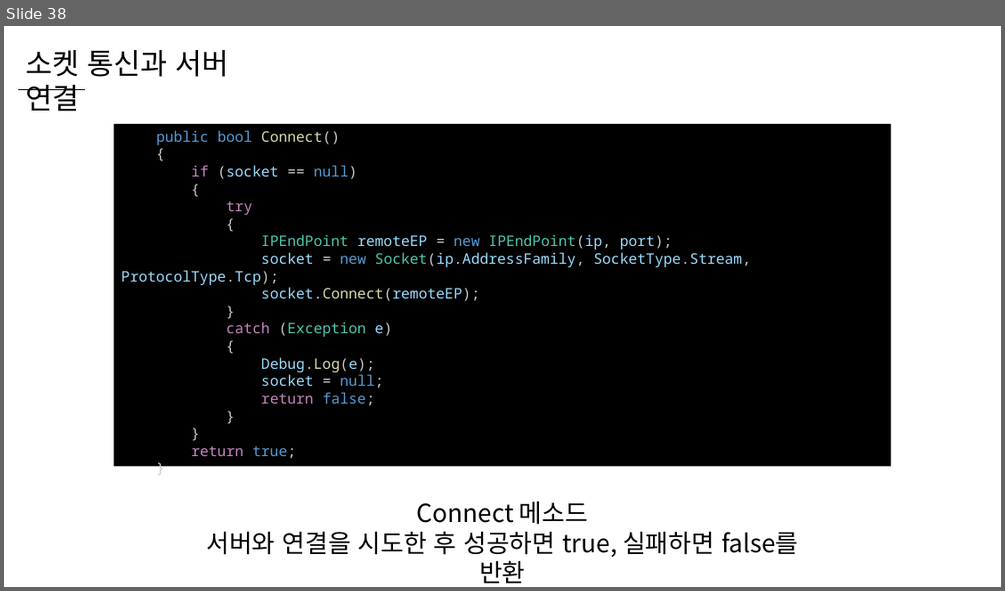
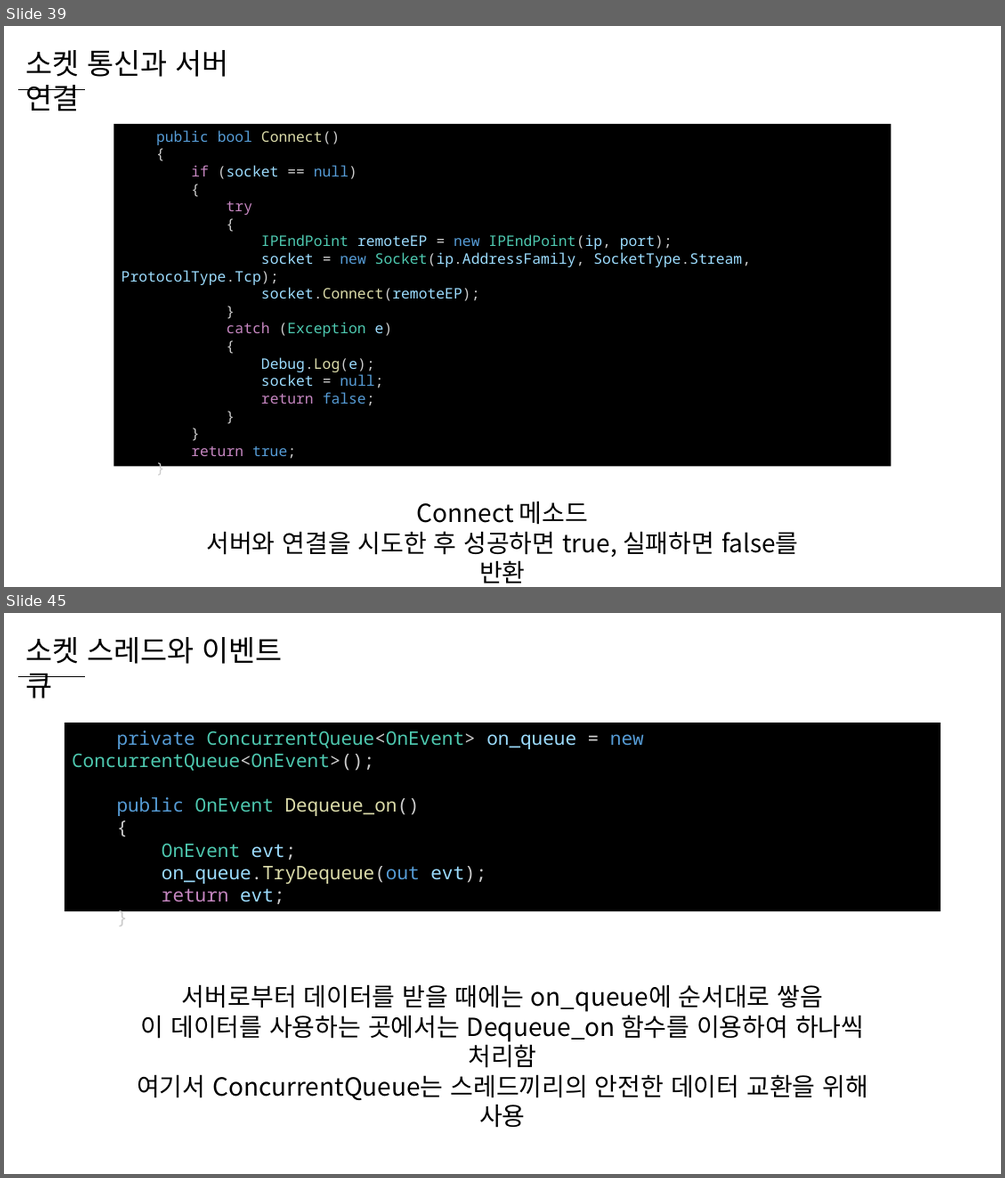
Before and after one commit to WooLyung/2023-Unity-Lecture, a slide deck: Day 1/Day 1.pptx. Shown one above the other, each under a label of ours: slide 38 before the commit, slides 39 and 45 after it; the slides between them are not shown. The pictures are 1005x591 and 1005x1178 pixels, drawn with LibreOffice and Linux fonts; fonts in the diff are those of the drawing. Boxes give left, top, right and bottom in pixels: in the first picture for what was removed or moved away, otherwise in the second. Text is boxed around its words. In the diff, an @@ line names an element or a change of style, - is before the commit and + after.

```diff
--- a/Day 1/Day 1.pptx
+++ b/Day 1/Day 1.pptx
@@ slide 45 added at [4, 613, 1001, 1174], background #FFFFFF @@
@@ text added at [25, 637, 282, 664], 28 pt, text #000000 @@
+소켓 스레드와 이벤트 큐
@@ line added from (18, 676) to (85, 676), #000000 0.5 pt @@
@@ rectangle added at [65, 723, 941, 911], fill #000000, 18 pt, text #4EC9B0 @@
+private ConcurrentQueue<OnEvent> on_queue = new ConcurrentQueue<OnEvent>();
+public OnEvent Dequeue_on()
+{
+OnEvent evt;
+on_queue.TryDequeue(out evt);
+return evt;
+}
@@ text added at [137, 984, 868, 1127], 24 pt, text #000000 @@
+서버로부터 데이터를 받을 때에는 on_queue에 순서대로 쌓음
+이 데이터를 사용하는 곳에서는 Dequeue_on 함수를 이용하여 하나씩 처리함
+여기서 ConcurrentQueue는 스레드끼리의 안전한 데이터 교환을 위해 사용
@@ what was slide 38 is now slide 39 @@
```
Also in this commit, not shown: 8 slides changed, 19 other slides added, 1 slide removed, 7 other files.
